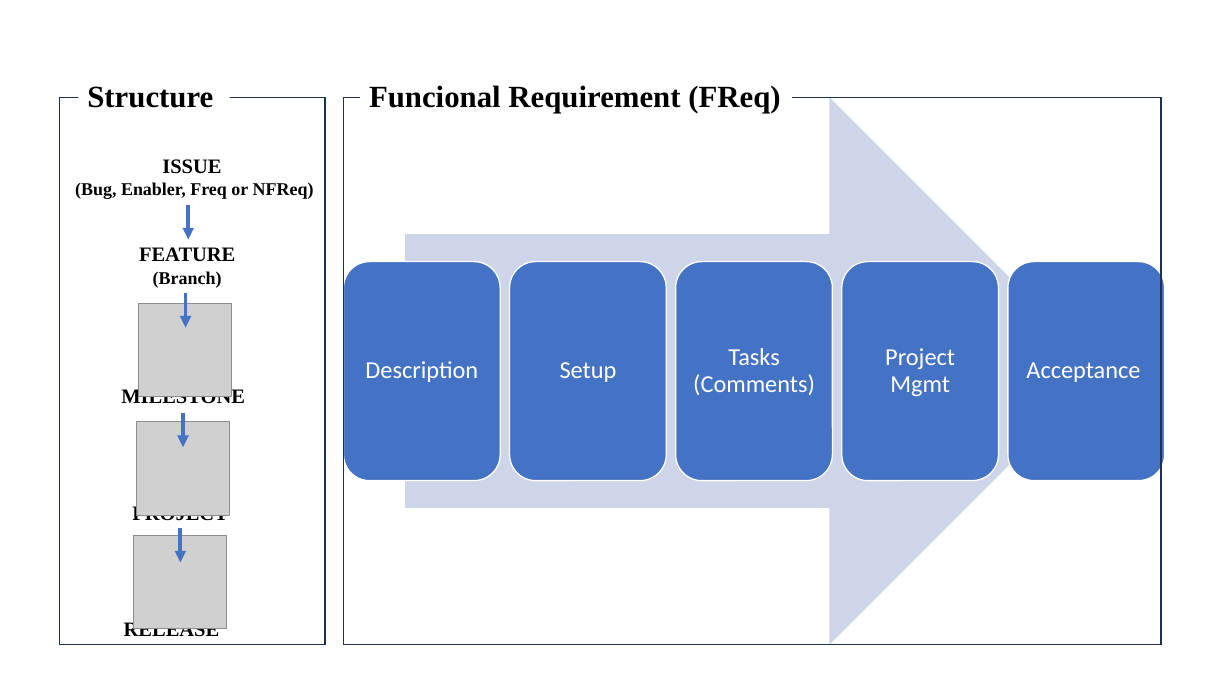
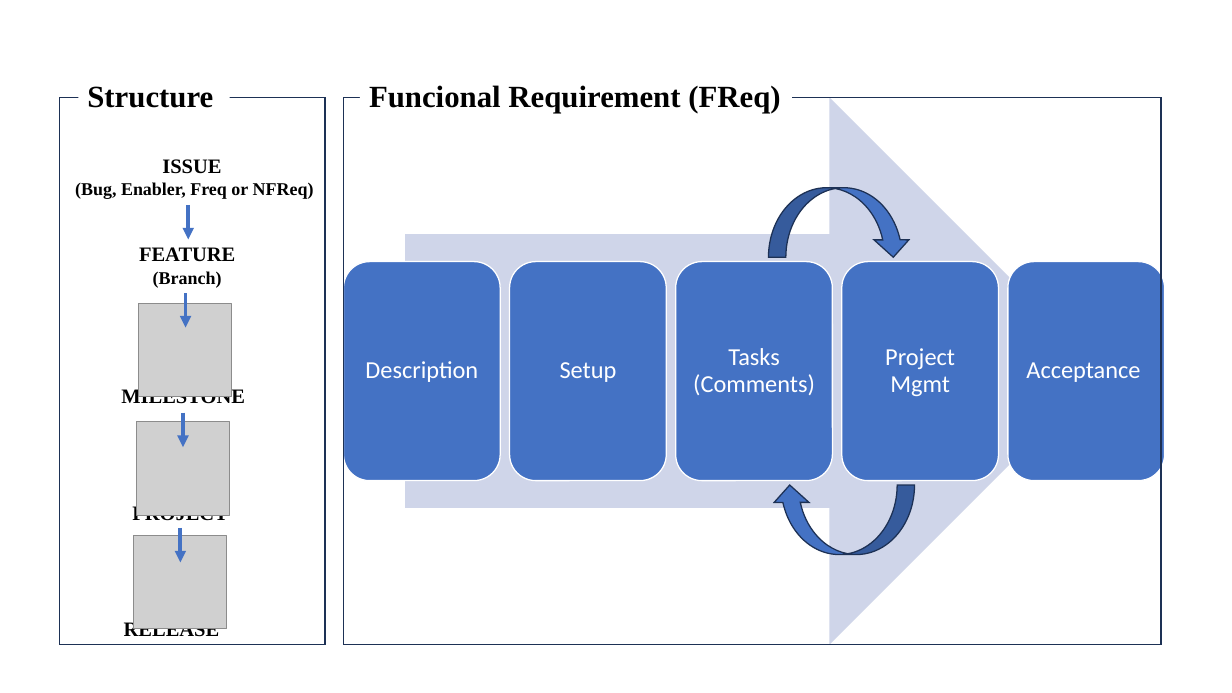
Before and after one commit to Avalcorp/ESG_VM, a slide deck: slide 4 of docs/FunctionalRequirements.pptx. Drawn at 1232x693 pixels with LibreOffice and Linux fonts; fonts in the diff are those of the drawing; grey boxes stand for pictures. Boxes give left, top, right and bottom in pixels: in the first picture for what was removed or moved away, otherwise in the second. Text is boxed around its words. In the diff, an @@ line names an element or a change of style, - is before the commit and + after.

```diff
--- a/docs/FunctionalRequirements.pptx
+++ b/docs/FunctionalRequirements.pptx
@@ curved left arrow added at box(768, 188, 911, 257), fill #4472C4, outline #1E3256 1 pt @@
@@ curved left arrow added at box(772, 486, 915, 555), fill #4472C4, outline #1E3256 1 pt @@
```
Also in this commit, not shown: 1 other file.
